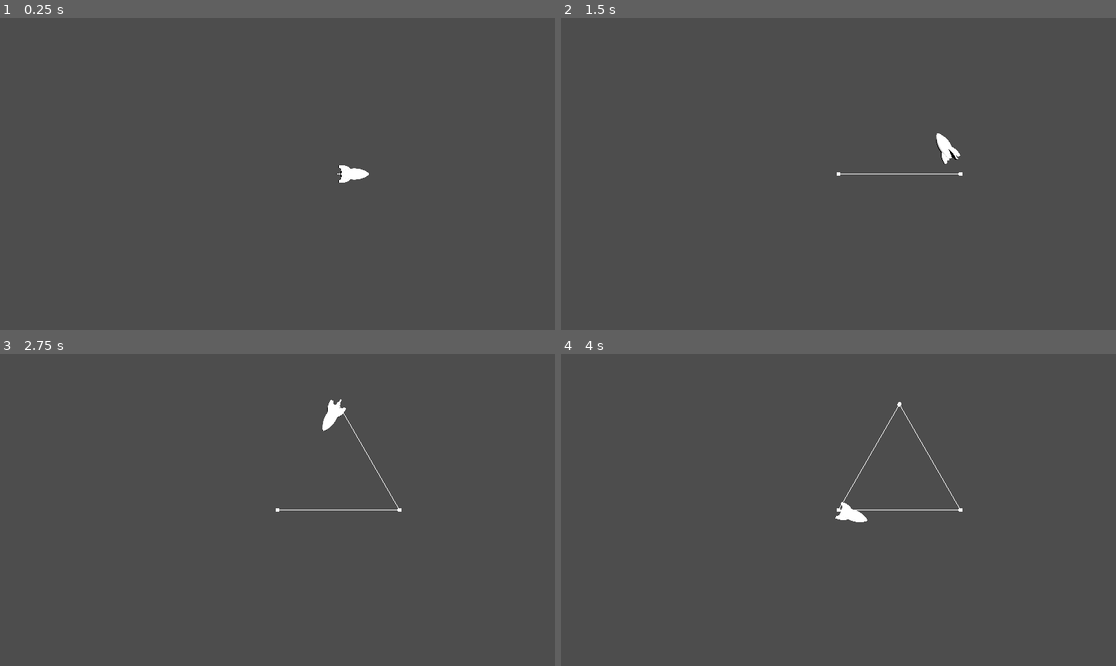
Above: before the commit, frames 1-4 (two rows, left to right).
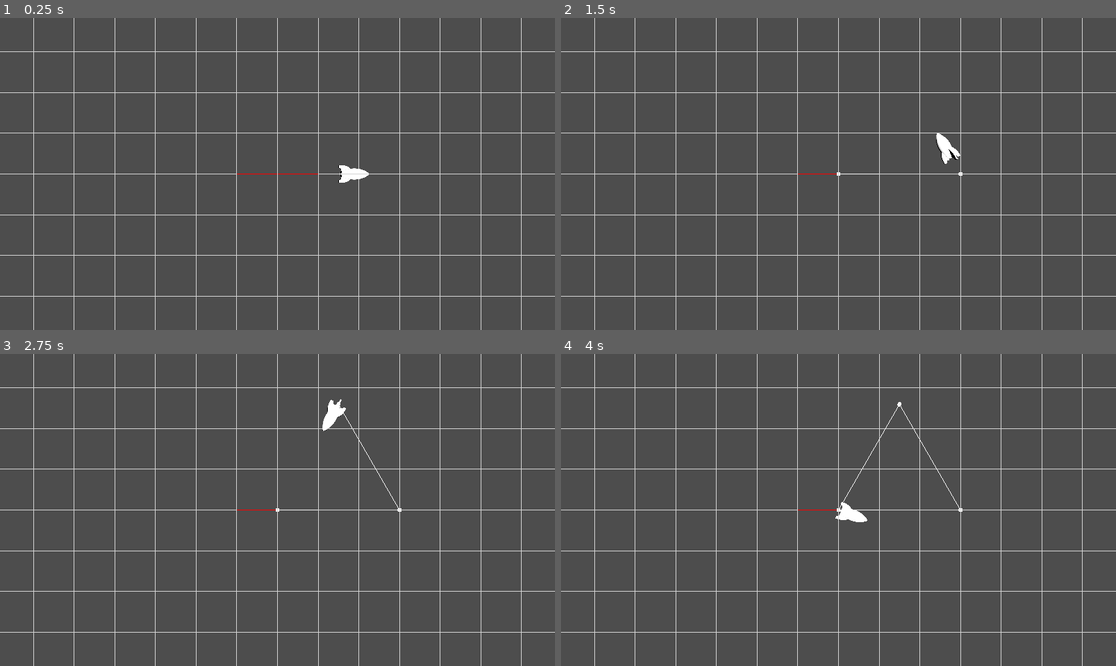
Above: after the commit, the same moments.

Repository: mrSun421/turtle
Game: Godot game, scene res://main.tscn
Two runs of this game, one before a commit and one after it. Both use one fixed random seed, a clock stepped at 60 frames per second and the inputs below.
Inputs (mouse positions are in pixels of both pictures, inside the frame that each line leads up to):
- Up to frame 1 (0.25 s): no input
- Up to frame 2 (1.5 s): move the mouse to (960, 158) at 0.52 s; click (960, 158) at 0.67 s; move the mouse to (727, 189) at 1.27 s; click (727, 189) at 1.42 s
- Up to frame 3 (2.75 s): move the mouse to (333, 441) at 2.02 s; click (333, 441) at 2.17 s
- Up to frame 4 (4 s): move the mouse to (810, 572) at 2.77 s; click (810, 572) at 2.92 s; move the mouse to (1005, 556) at 3.52 s; click (1005, 556) at 3.67 s

The runs differ from the first frame. In frame 1, 3.2% of the frame differs, in the area x 0-100%, y 0-100%; in frame 2, 3.1%; in frame 3, 3.1%; in frame 4, 3.1%.

Commit message:
added grid lines and added basic camera controls

Diff:
--- a/Draw3D.gd
+++ b/Draw3D.gd
@@ -58,7 +58,7 @@
 ## >1 -> Lasts X time duration.
 ## <1 -> Stays indefinitely
 func final_cleanup(mesh_instance: MeshInstance3D, persist_ms: float):
-	get_tree().get_root().add_child(mesh_instance)
+	get_tree().get_root().add_child.call_deferred(mesh_instance)
 	if persist_ms == 1:
 		await get_tree().physics_frame
 		mesh_instance.queue_free()
--- /dev/null
+++ b/camera_3d.gd
@@ -0,0 +1,40 @@
+extends Camera3D
+
+var desiredFov = 75
+var maxFov = 90
+var minFov = 30
+
+var holdingMiddleMouse = false
+var holdingRightMouse = false
+var rotation_sensitivity = 0.5
+var translation_sensitivity = 0.01
+
+func _process(_delta: float) -> void:
+	holdingMiddleMouse = Input.is_mouse_button_pressed(MOUSE_BUTTON_MIDDLE)
+	holdingRightMouse = Input.is_mouse_button_pressed(MOUSE_BUTTON_RIGHT)
+
+
+func _input(event: InputEvent) -> void:
+	if event is InputEventMouseButton:
+		var event_mb = event as InputEventMouseButton
+		if event_mb.button_index == MOUSE_BUTTON_WHEEL_UP:
+			desiredFov -= 3
+			self.fov = clamp(desiredFov, minFov, maxFov)
+			return
+		if event_mb.button_index == MOUSE_BUTTON_WHEEL_DOWN:
+			desiredFov += 3
+			self.fov = clamp(desiredFov, minFov, maxFov)
+			return
+
+	if event is InputEventMouseMotion:
+		var event_mm = event as InputEventMouseMotion
+		if holdingMiddleMouse:
+			pass
+			# TODO: Implement translation with mouse.
+			var mouse_translation = Vector3(event_mm.relative.x, event_mm.relative.y, 0)
+
+		if holdingRightMouse:
+			var mouse_translation = event_mm.relative
+			self.rotation_degrees.x -= mouse_translation.y * rotation_sensitivity
+			self.rotation_degrees.y -= mouse_translation.x * rotation_sensitivity
+			self.rotation.x = clamp(self.rotation.x, -PI / 2, PI / 2)
--- /dev/null
+++ b/main.gd
@@ -0,0 +1,19 @@
+extends Node3D
+
+const MAIN_AXES_SIZE = 1000;
+const GRID_AXES_SIZE = 100;
+
+# Called when the node enters the scene tree for the first time.
+func _ready() -> void:
+	for i in range(-10, 10):
+		if i == 0:
+			continue
+		Draw3D.line(Vector3(i, -GRID_AXES_SIZE, 0), Vector3(i, GRID_AXES_SIZE, 0), Color.LIGHT_GRAY)
+		Draw3D.line(Vector3(i, 0, -GRID_AXES_SIZE), Vector3(i, 0, GRID_AXES_SIZE), Color.LIGHT_GRAY)
+		Draw3D.line(Vector3(-GRID_AXES_SIZE, i, 0), Vector3(GRID_AXES_SIZE, i, 0), Color.LIGHT_GRAY)
+		Draw3D.line(Vector3(0, i, -GRID_AXES_SIZE), Vector3(0, i, GRID_AXES_SIZE), Color.LIGHT_GRAY)
+		Draw3D.line(Vector3(-GRID_AXES_SIZE, 0, i), Vector3(-GRID_AXES_SIZE, 0, i), Color.LIGHT_GRAY)
+		Draw3D.line(Vector3(0, -GRID_AXES_SIZE, i), Vector3(0, GRID_AXES_SIZE, i), Color.LIGHT_GRAY)
+	Draw3D.line(Vector3(-MAIN_AXES_SIZE, 0, 0), Vector3(MAIN_AXES_SIZE, 0, 0), Color.RED)
+	Draw3D.line(Vector3(0, -MAIN_AXES_SIZE, 0), Vector3(0, MAIN_AXES_SIZE, 0), Color.GREEN)
+	Draw3D.line(Vector3(0, 0, -MAIN_AXES_SIZE), Vector3(0, 0, MAIN_AXES_SIZE), Color.BLUE)
--- a/main.tscn
+++ b/main.tscn
@@ -1,14 +1,19 @@
-[gd_scene load_steps=2 format=3 uid="uid://87mpup613jlr"]
+[gd_scene load_steps=4 format=3 uid="uid://87mpup613jlr"]
 
+[ext_resource type="Script" path="res://main.gd" id="1_kjfn4"]
 [ext_resource type="PackedScene" uid="uid://bq766ueyhy4f" path="res://turtle.tscn" id="1_ugrew"]
+[ext_resource type="Script" path="res://camera_3d.gd" id="3_mylqk"]
 
 [node name="Main" type="Node3D"]
+script = ExtResource("1_kjfn4")
 
 [node name="Turtle" parent="." instance=ExtResource("1_ugrew")]
 rotation_edit_mode = 2
 
 [node name="Camera3D" type="Camera3D" parent="."]
-transform = Transform3D(13.0454, 0, 0, 0, 1, 0, 0, 0, 1.00002, 0, 0, 5)
+transform = Transform3D(1, 0, 0, 0, 1, 0, 0, 0, 1, 0, 0, 5)
+rotation_edit_mode = 1
+script = ExtResource("3_mylqk")
 
 [node name="DirectionalLight3D" type="DirectionalLight3D" parent="."]
 transform = Transform3D(1, 0, 0, 0, 1, 0, 0, 0, 1, -20, -20, -20)
